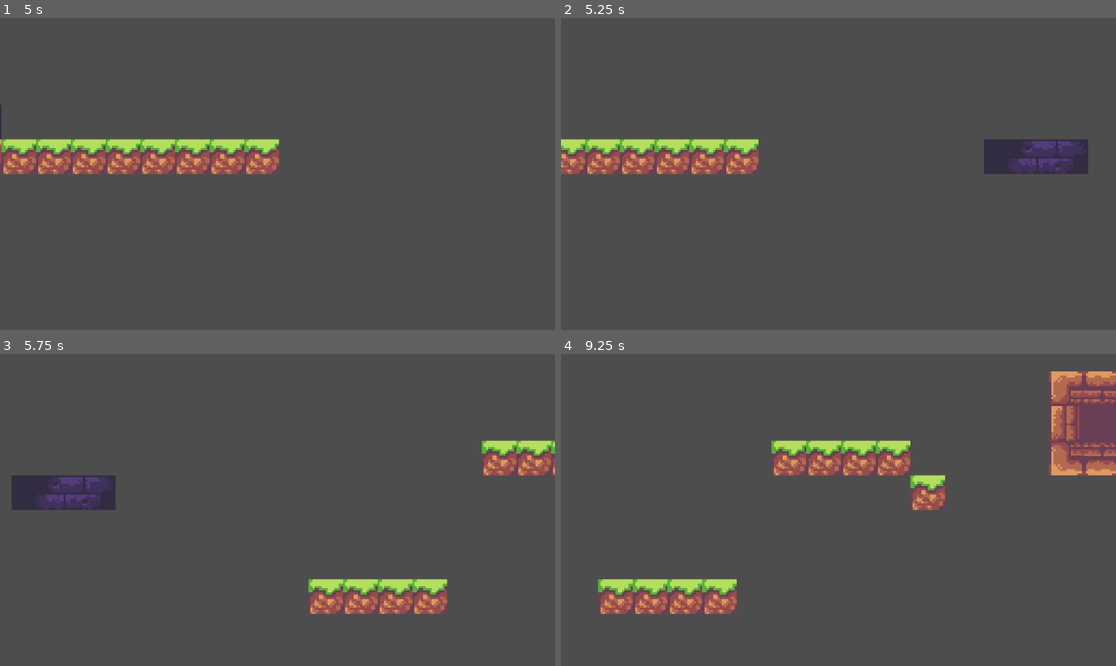
Above: before the commit, frames 1-4 (two rows, left to right).
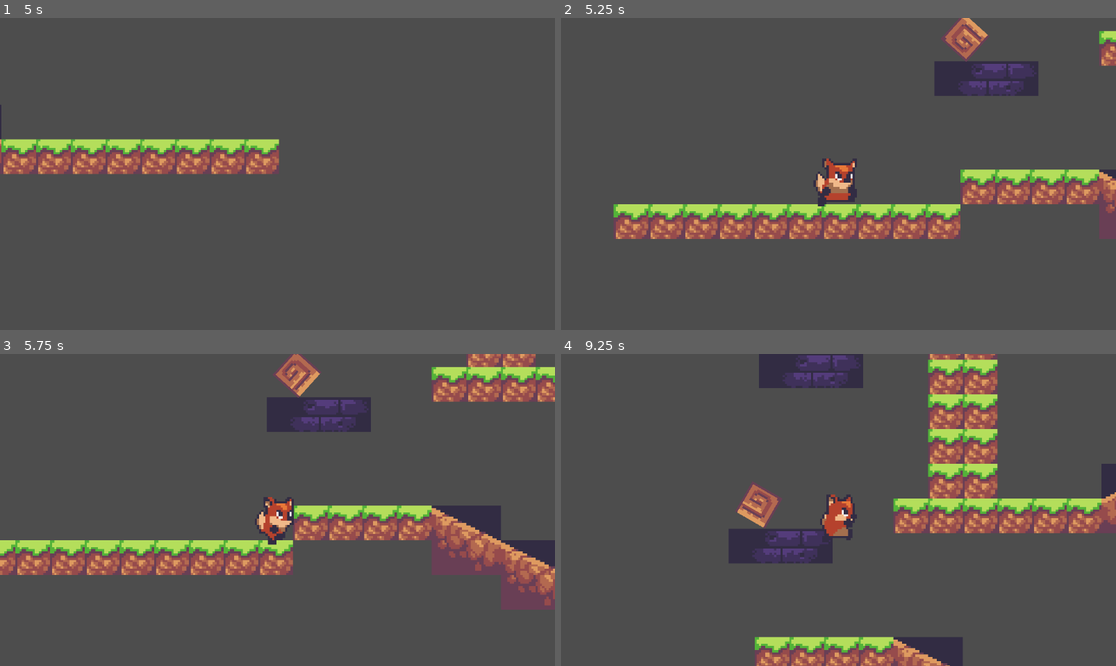
Above: after the commit, the same moments.

Repository: jimerswagger/alphabet-adventure
Game: Godot game, scene res://Scenes/game.tscn
Same seed, same stepped clock (60 frames per second), same inputs: the game is played once before the commit and once after it. The project has no main scene, so this scene is started directly. Sound files missing from this copy of the repository are replaced by a short silence.
Inputs:
- Up to frame 1 (5 s): tap Enter (ui_accept) at 0.5, 0.77, 1.52, 3.02, 3.77, 4.52 s; hold Right (ui_right) 0.53-2.03 s; hold Left (ui_left) 2.03-2.78 s; hold Right (ui_right) 2.78-4.28 s; hold Left (ui_left) from 4.28 s (still down)
- Up to frame 2 (5.25 s): release Left (ui_left) at 5.03 s; hold Right (ui_right) from 5.03 s (still down)
- Up to frame 3 (5.75 s): keep holding Right (ui_right)
- Up to frame 4 (9.25 s): release Right (ui_right) at 5.78 s; hold Left (ui_left) 5.78-7.28 s; tap Enter (ui_accept) at 6.02, 6.77, 7.52, 9.02 s; hold Right (ui_right) from 7.28 s (still down)

Frame 1 is identical in both runs. In frame 2, 20% of the frame differs, in the area x 0-100%, y 0-71%; in frame 3, 26%; in frame 4, 29%, in the area x 6-100%, y 0-100%.

Commit message:
Fixed killzone and added death sound
So I made a killzone two because the first killzone scene somehow broke my project

Diff:
--- a/Scenes/game.tscn
+++ b/Scenes/game.tscn
@@ -347,11 +347,11 @@
 stream = ExtResource("5_tlmto")
 volume_db = -2.811
 
+[node name="fortnite2" type="AudioStreamPlayer" parent="."]
+stream = ExtResource("7_dnsmk")
+
 [node name="Killzone" parent="." instance=ExtResource("6_3uln5")]
-position = Vector2(87, 200)
+position = Vector2(57, 200)
 
 [node name="CollisionShape2D" type="CollisionShape2D" parent="Killzone"]
-shape = SubResource("WorldBoundaryShape2D_o61sp")
-
-[node name="fortniteded" type="AudioStreamPlayer" parent="Killzone"]
-stream = ExtResource("7_dnsmk")
+shape = SubResource("WorldBoundaryShape2D_3p6v4")
--- a/Scenes/killzone.tscn
+++ b/Scenes/killzone.tscn
@@ -1,8 +1,21 @@
-[gd_scene load_steps=2 format=3 uid="uid://dw518t7n6dil5"]
+[gd_scene load_steps=4 format=3 uid="uid://cquqxm7fgwvtm"]
 
-[ext_resource type="PackedScene" uid="uid://dw518t7n6dil5" path="res://Scenes/killzone.tscn" id="1_quntk"]
+[ext_resource type="Script" path="res://Scripts/killzone2.gd" id="1_a3rkj"]
+[ext_resource type="AudioStream" uid="uid://be0t3lwp2au6e" path="res://Assets/sounds/FortnightDed.mp3" id="2_qnr3r"]
 
-[node name="Killzone" instance=ExtResource("1_quntk")]
+[sub_resource type="GDScript" id="GDScript_ruoi2"]
+script/source = "extends Timer
+"
 
-[node name="Timer" parent="." index="0"]
-wait_time = 2.0
+[node name="Killzone" type="Area2D"]
+collision_mask = 2
+script = ExtResource("1_a3rkj")
+
+[node name="Timer" type="Timer" parent="."]
+script = SubResource("GDScript_ruoi2")
+
+[node name="fortnite" type="AudioStreamPlayer" parent="."]
+stream = ExtResource("2_qnr3r")
+
+[connection signal="body_entered" from="." to="." method="_on_body_entered"]
+[connection signal="finished" from="fortnite" to="." method="_on_fortnite_finished"]
--- a/Scripts/fossil_pickup.gd
+++ b/Scripts/fossil_pickup.gd
@@ -1,5 +1,4 @@
 extends Area2D
-
 
 
 
--- a/Scripts/killzone.gd
+++ b/Scripts/killzone2.gd
@@ -1,12 +1,13 @@
 extends Area2D
 
 @onready var timer = $Timer
+@onready var fortnite = $fortnite
 
 func _on_body_entered(_body):
+	$fortnite.play()
+
 	print("you died bruh")
-	$fortniteded.play()
-	timer.start()
 
 
-func _on_timer_timeout():
+func _on_fortnite_finished():
 	get_tree().reload_current_scene()
Not shown, changed: Assets/sounds/FortnightDed.mp3.import
Not shown: 2 places in Scenes/game.tscn that only renumber resources
Not shown, changed: Assets/.DS_Store
Not shown, added: Assets/sounds/.DS_Store
